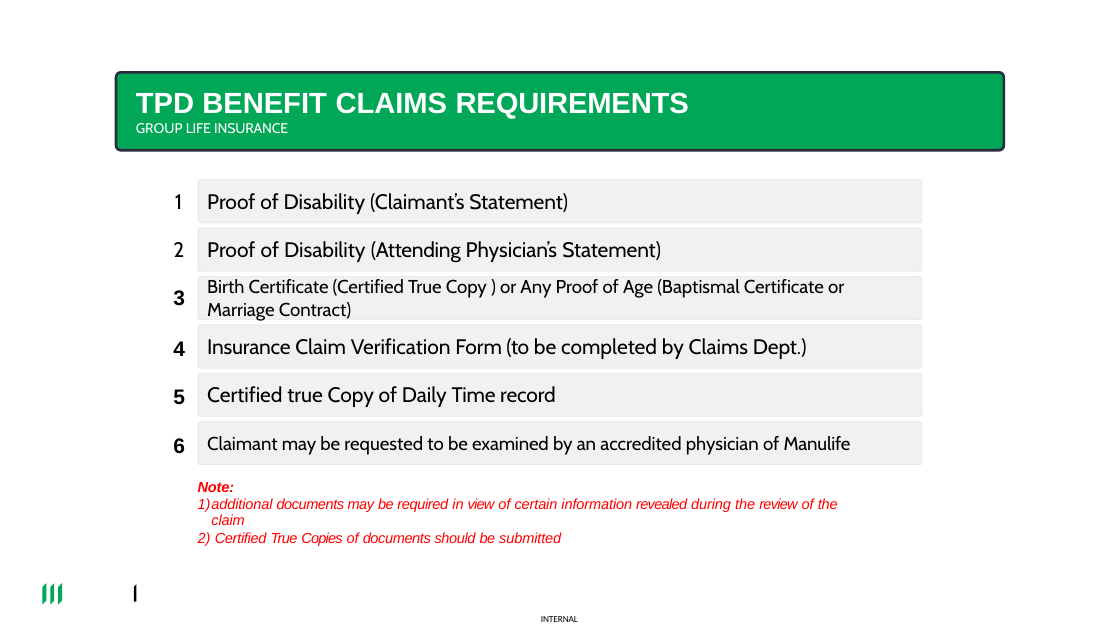
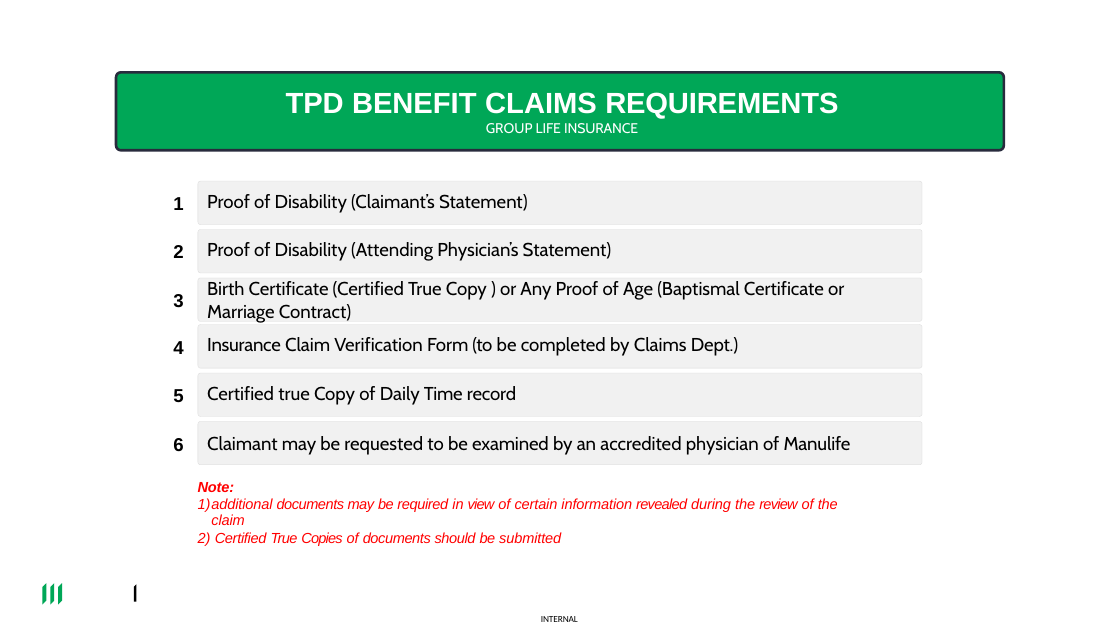
Before and after one commit to fogit-hd/NHOP, a slide deck: slide 27 of Data/AIPresenter/Input/pptx_file_here/FPT SOFTWARE PHILIPPINES CORP_2026_031926 .pptx. Drawn at 1120x630 pixels with LibreOffice and Linux fonts; fonts in the diff are those of the drawing; background and template pictures are left out. Boxes give left, top, right and bottom in pixels: in the first picture for what was removed or moved away, otherwise in the second. Text is boxed around its words. In the diff, an @@ line names an element or a change of style, - is before the commit and + after.

```diff
--- a/Data/AIPresenter/Input/pptx_file_here/FPT SOFTWARE PHILIPPINES CORP_2026_031926 .pptx
+++ b/Data/AIPresenter/Input/pptx_file_here/FPT SOFTWARE PHILIPPINES CORP_2026_031926 .pptx
@@ title at (286,92,838,134): text changed @@
-TPD BENEFIT CLAIMS REQUIREMENTS
-GROUP LIFE INSURANCE
+TPD BENEFIT CLAIMS REQUIREMENTS
+GROUP LIFE INSURANCE
@@ text added at (173,197,183,210), 16 pt, text #000000, bold @@
+1
@@ text at (207,193,568,214): paragraph removed @@
-1 Proof of Disability (Claimant’s Statement)
@@ text added at (207,194,528,213), 16 pt, text #000000 @@
+Proof of Disability (Claimant’s Statement)
@@ text "Proof of Disability (Attending Physician’s ...": place and size @@
-text "Proof of Disability (Attending Physician’s ..." at (207,193,661,263)
+text "Proof of Disability (Attending Physician’s ..." at (207,242,612,261)
@@ text "Proof of Disability (Attending Physician’s ..." at (207,242,612,261): size 18 to 16 pt; letter spacing -0.2 to 0 pt in "(Attending"; letter spacing -0.1 to 0 pt in "Statement)"; bullet 1 to none; more space between paragraphs @@
@@ text added at (173,245,183,258), 16 pt, text #000000, bold @@
+2
@@ size 18 to 16 pt in 6 elements at (207,337,738,356), (207,386,516,405), (173,341,183,354), (173,389,183,402), (173,438,183,451), (173,294,183,308) @@
@@ outline redrawn in 6 elements at (198,181,923,225), (198,181,923,225), (198,229,923,273), (198,229,923,273), (198,278,923,322), (198,278,923,322) @@
```
Also in this commit, not shown: 26 other slides changed, 39 other files.
